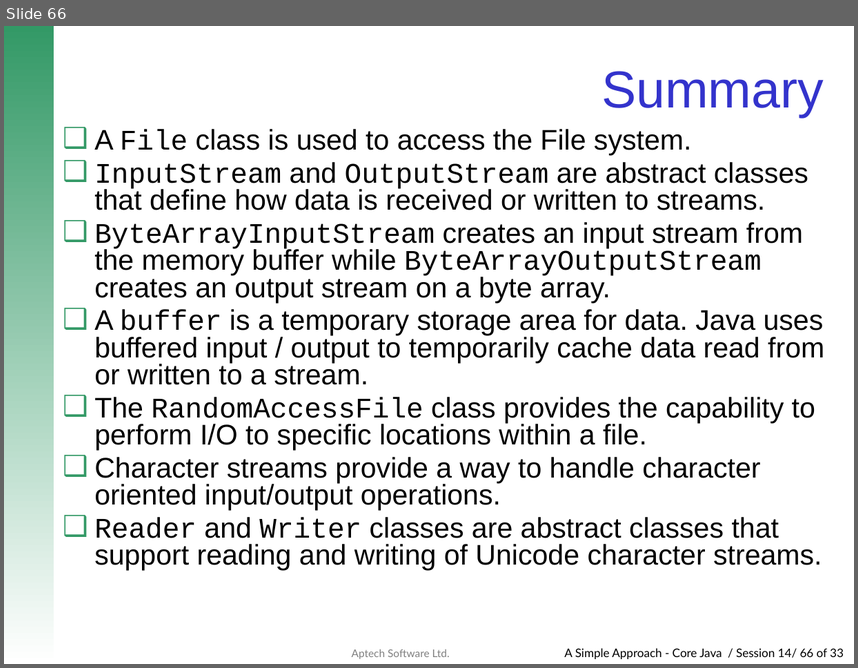
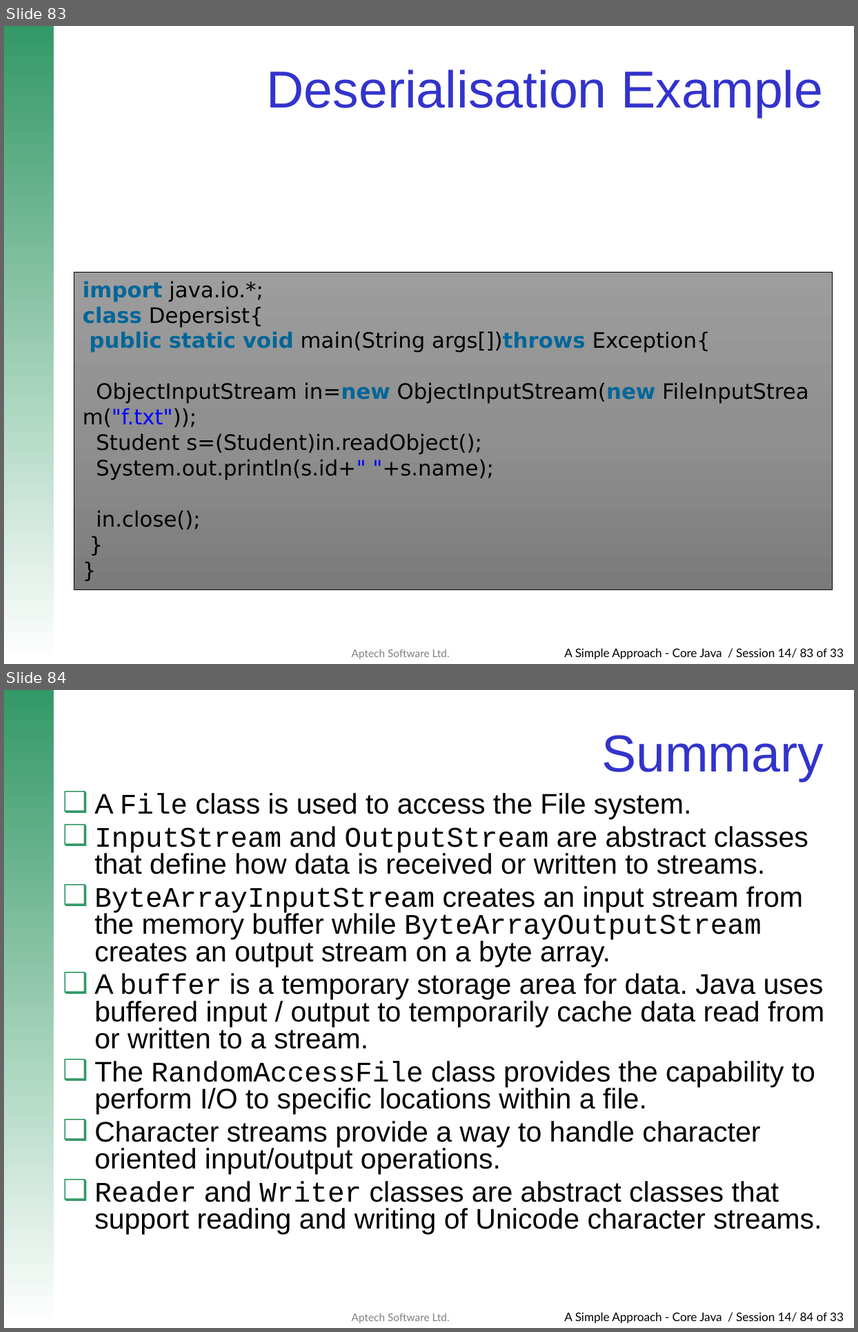
Before and after one commit to Neeti29/Java-Programs, a slide deck: IOPackage.pptx. Shown one above the other, each under a label of ours: slide 66 before the commit, slides 83 and 84 after it. The pictures are 858x668 and 858x1332 pixels, drawn with LibreOffice and Linux fonts; fonts in the diff are those of the drawing; background and template pictures are left out. Boxes give left, top, right and bottom in pixels: in the first picture for what was removed or moved away, otherwise in the second. Text is boxed around its words. In the diff, an @@ line names an element or a change of style, - is before the commit and + after.

```diff
--- a/IOPackage.pptx
+++ b/IOPackage.pptx
@@ slide 83 added at (4,26,854,664), background #FFFFFF; not listed: 3 template elements that a slide beside it also shows @@
@@ title added at (266,69,824,117), 44 pt, text #3333CC @@
+Deserialisation Example
@@ rectangle added at (74,272,833,590), fill gradient #9D9D9D to #909090 to #7C7C7C, outline #000000 0.5 pt, 18 pt, text #000000 @@
+import java.io.*;
+class Depersist{
+public static void main(String args[])throws Exception{
+ObjectInputStream in=new ObjectInputStream(new FileInputStream("f.txt"));
+Student s=(Student)in.readObject();
+System.out.println(s.id+" "+s.name);
+in.close();
+}
+}
@@ what was slide 66 is now slide 84 @@
@@ text at (564,1312,844,1323): text changed @@
-A Simple Approach - Core Java / Session 14/ 66 of 33
+A Simple Approach - Core Java / Session 14/ 84 of 33
```
Also in this commit, not shown: 17 other slides added, 1 other file.
